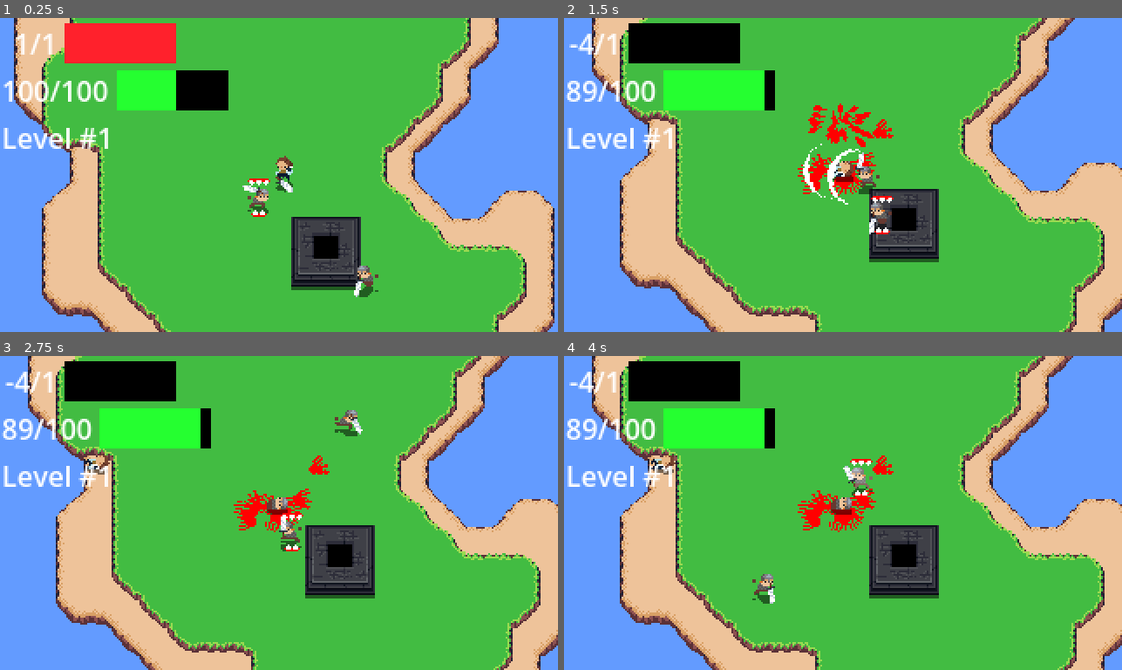
Above: before the commit, frames 1-4 (two rows, left to right).
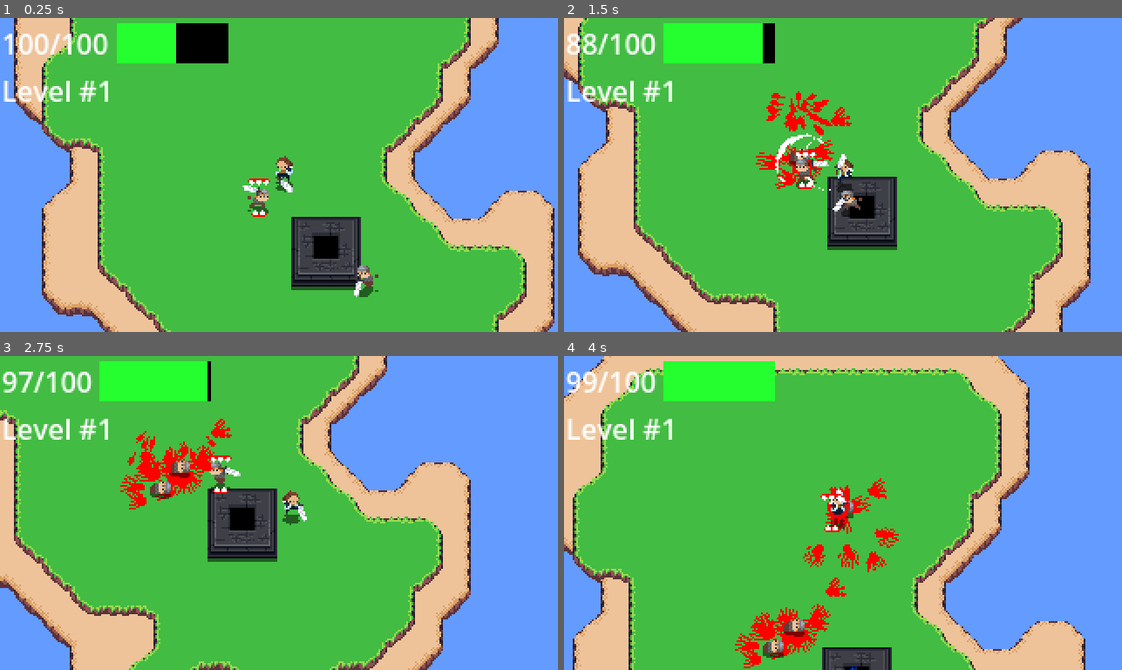
Above: after the commit, the same moments.

Repository: IAmCheeseman/cannibalism-game
Game: Godot game, scene res://scenes/world.tscn
Same seed, same stepped clock (60 frames per second), same inputs: the game is played once before the commit and once after it.
Inputs (mouse positions are in pixels of both pictures, inside the frame that each line leads up to):
- Up to frame 1 (0.25 s): no input
- Up to frame 2 (1.5 s): move the mouse to (965, 159) at 0.52 s; hold D (right) 0.53-1.28 s; tap Space (eat) at 0.6 s; move the mouse to (731, 190) at 1.27 s; hold S (down) from 1.28 s (still down); click (731, 190) at 1.35 s
- Up to frame 3 (2.75 s): tap Space (eat) at 1.55, 2.1 s; move the mouse to (334, 443) at 2.02 s; release S (down) at 2.03 s; hold D (right) from 2.03 s (still down)
- Up to frame 4 (4 s): move the mouse to (815, 575) at 2.77 s; release D (right) at 2.78 s; hold W (up) 2.78-3.53 s; tap Space (eat) at 2.85, 3.8 s; move the mouse to (1010, 560) at 3.52 s; hold A (left) from 3.53 s (still down); click (1010, 560) at 3.6 s

The runs differ from the first frame. In frame 1, 7.9% of the frame differs, in the area x 0-41%, y 1-42%; in frame 2, 43%; in frame 3, 59%, in the area x 0-100%, y 0-100%; in frame 4, 55%.

Commit message:
Remove health bar

Diff:
--- a/scenes/hud.tscn
+++ b/scenes/hud.tscn
@@ -41,6 +41,7 @@
 layout_mode = 2
 
 [node name="Health" type="HBoxContainer" parent="MarginContainer/VBoxContainer"]
+visible = false
 layout_mode = 2
 
 [node name="HealthLabel" type="Label" parent="MarginContainer/VBoxContainer/Health"]
--- a/scenes/player.gd
+++ b/scenes/player.gd
@@ -85,7 +85,7 @@
   velocity = direction * 400
 
   if global_position.distance_to(eat_target.global_position) < 5:
-    state_machine.set_current(s_eat_wait)
+    state_machine.set_current(s_default)
 
   move_and_slide()
 
